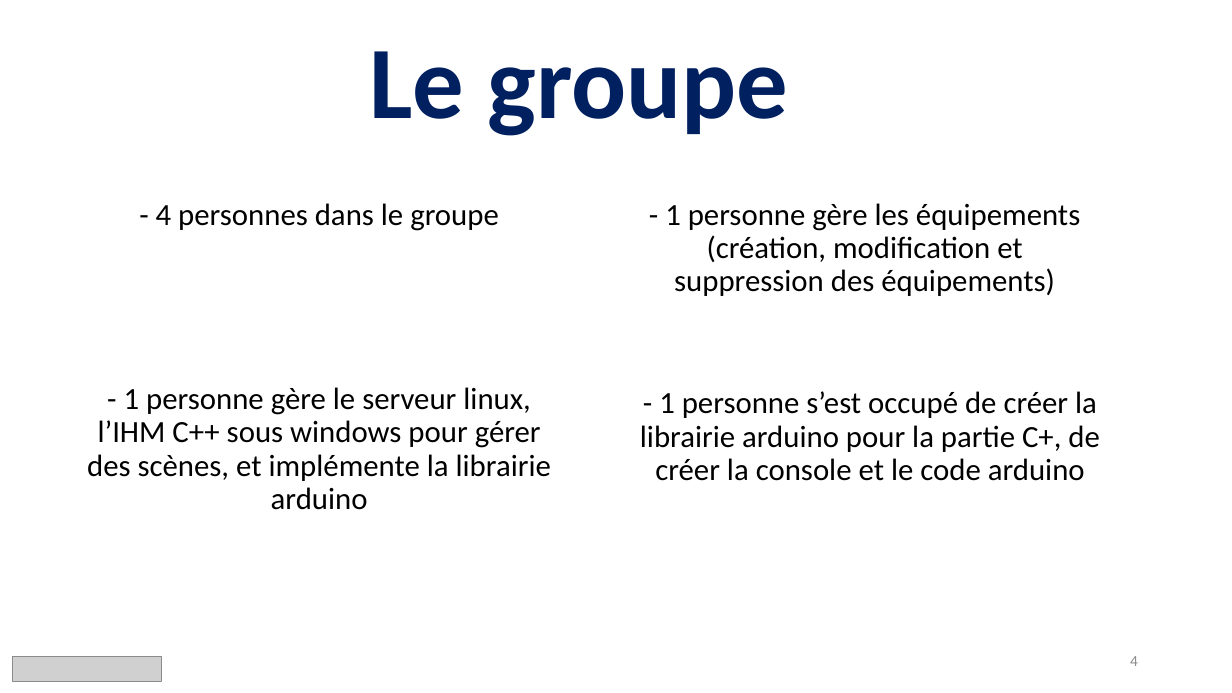
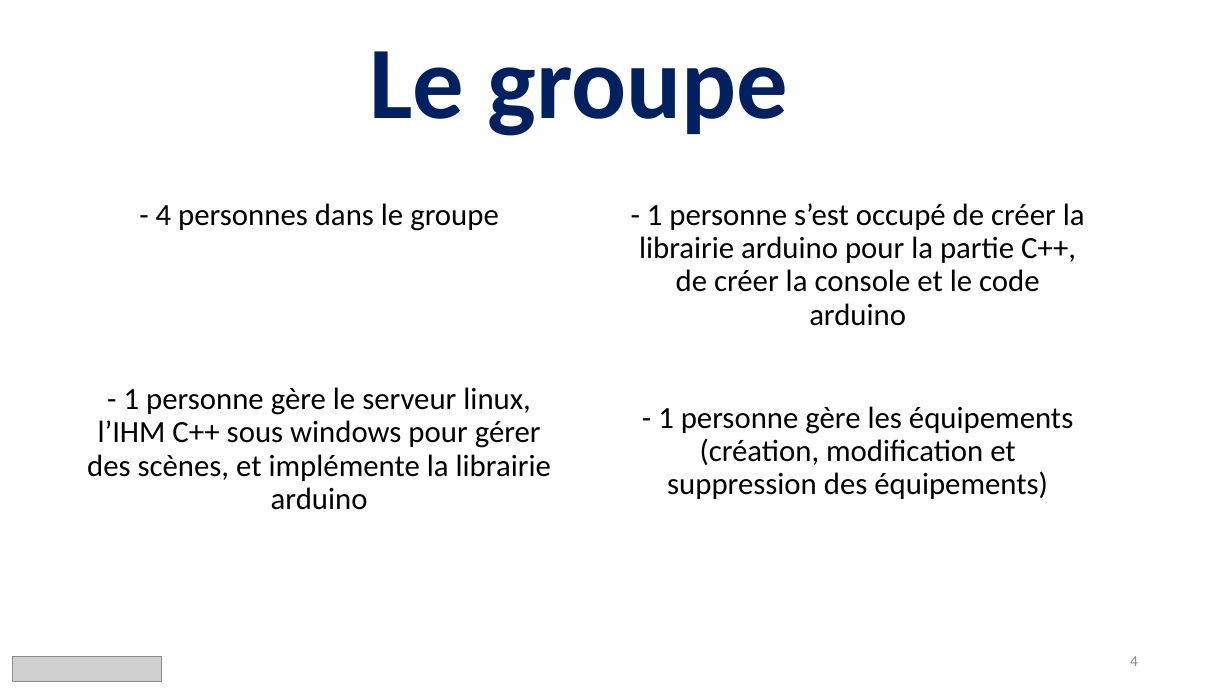
Before and after one commit to LeducJean/ProjetDMX, a slide deck: slide 4 of documentation/oral/Diapo projetDMX.pptx. Drawn at 1232x693 pixels with LibreOffice and Linux fonts; fonts in the diff are those of the drawing; grey boxes stand for pictures. Boxes give left, top, right and bottom in pixels: in the first picture for what was removed or moved away, otherwise in the second. Text is boxed around its words. In the diff, an @@ line names an element or a change of style, - is before the commit and + after.

```diff
--- a/documentation/oral/Diapo projetDMX.pptx
+++ b/documentation/oral/Diapo projetDMX.pptx
@@ subtitle at (x1=639, y1=203, x2=1085, y2=326): text changed @@
-- 1 personne s’est occupé de créer la librairie arduino pour la partie C+, de créer la console et le code arduino
+- 1 personne s’est occupé de créer la librairie arduino pour la partie C++, de créer la console et le code arduino
@@ subtitle "- 1 personne gère les ..." moved from (x1=665, y1=203, x2=1080, y2=296) to (x1=658, y1=406, x2=1073, y2=499) @@
```
Also in this commit, not shown: 1 other slide changed.
